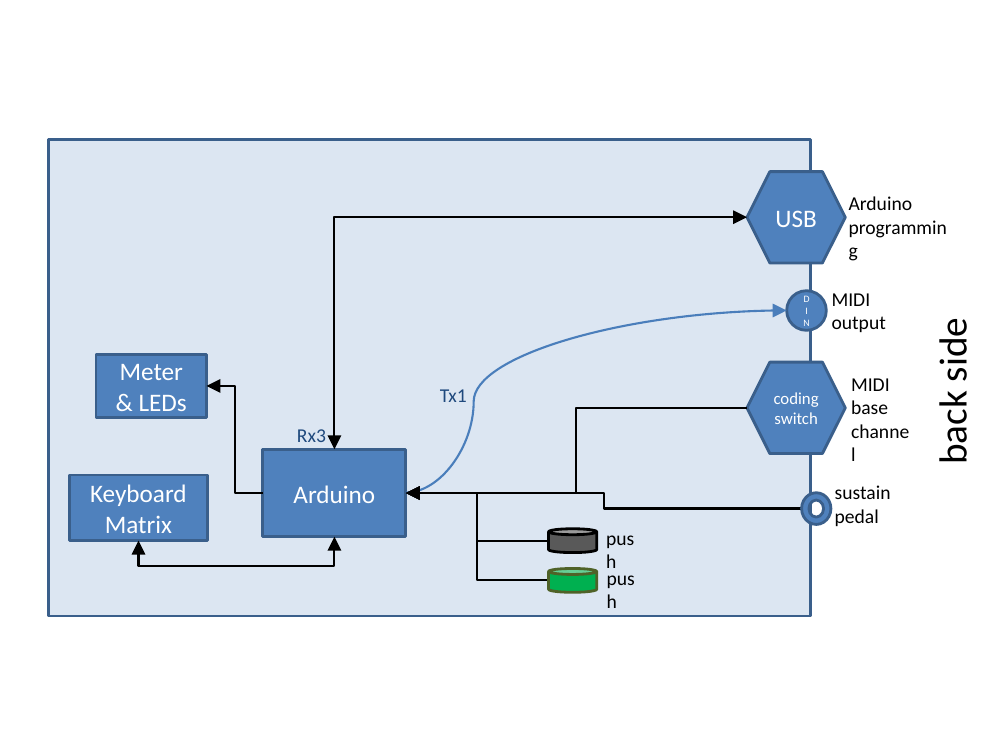
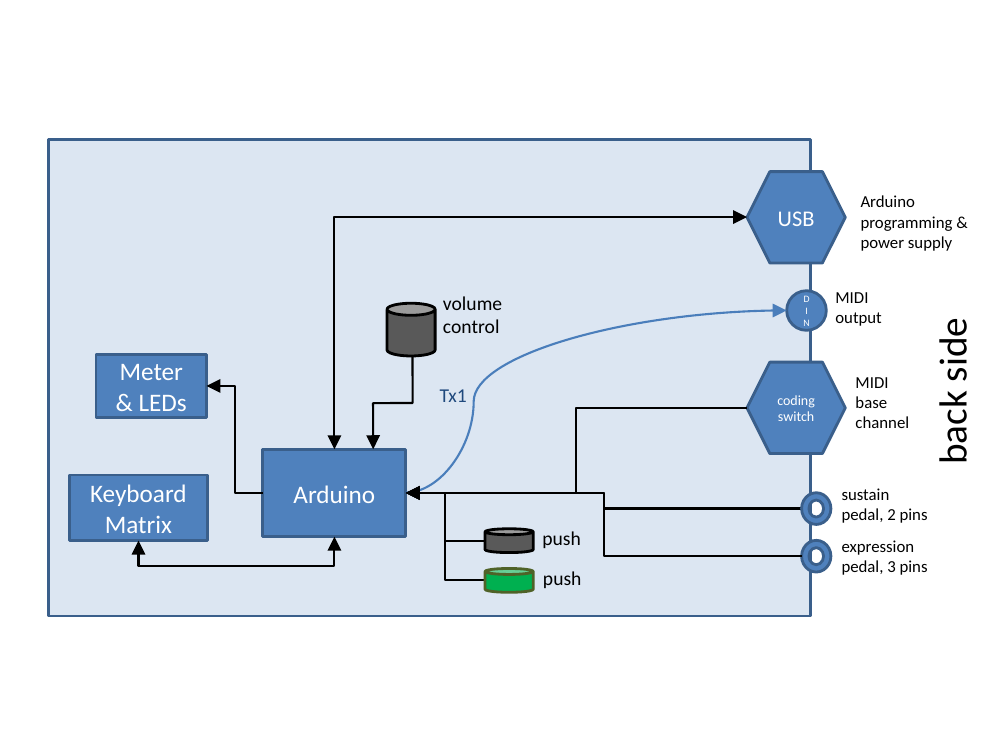
Before and after one commit to HaraldRieder/Matrix_to_MIDI, a slide deck: slide 1 of Hardware.odp. Drawn at 1008x756 pixels with LibreOffice and Linux fonts; fonts in the diff are those of the drawing. Boxes give left, top, right and bottom in pixels: in the first picture for what was removed or moved away, otherwise in the second. Text is boxed around its words. In the diff, an @@ line names an element or a change of style, - is before the commit and + after.

```diff
--- a/Hardware.odp
+++ b/Hardware.odp
@@ hexagon "USB" at (747,171,846,263): size 18 to 16 pt @@
@@ text "Arduino": place and size @@
-text "Arduino" at (849,196,913,210)
+text "Arduino" at (861,195,953,251)
@@ text at (861,195,915,207): size 14 to 12 pt in "Arduino" @@
@@ text at (861,216,953,251): text changed; size 14 to 12 pt @@
-programming
+programming &
+power supply
@@ text added at (443,296,502,333), 14 pt, text #000000 @@
+volume
+control
@@ text "MIDI" at (835,292,881,326): size 14 to 12 pt @@
@@ cylinder added at (387,303,435,356), fill #595959, outline #000000 2.01 pt @@
@@ elbow arrow added from (412, 357) to (373, 450), #000000 1.5 pt @@
@@ hexagon "coding switch" at (747,362,846,454): size 12 to 10 pt @@
@@ text "MIDI" at (855,377,909,428): size 14 to 12 pt @@
@@ text removed at (297,429,326,442) @@
-Rx3
@@ text "sustain": place and size @@
-text "sustain" at (835,485,891,526)
+text "sustain" at (842,488,928,523)
@@ elbow arrow moved from (406, 493) - (548, 581) to (406, 493) - (484, 581) @@
@@ elbow arrow moved from (406, 493) - (548, 540) to (406, 493) - (484, 540) @@
@@ elbow arrow added from (801, 555) to (406, 493), #000000 1.5 pt @@
@@ text at (842,508,928,523): text changed; size 14 to 12 pt @@
-pedal
+pedal, 2 pins
@@ text at (842,488,890,500): size 14 to 12 pt in "sustain" @@
@@ 2 texts, 2 cylinders: place and size @@
-2 texts, 2 cylinders at (548,521,655,594)
+2 texts, 2 cylinders at (485,529,582,593)
@@ donut added at (801,540,831,572), fill #4F81BD, outline #3A5F8B 2.01 pt @@
@@ text added at (842,540,928,575), 12 pt, text #000000 @@
+expression
+pedal, 3 pins
```
Also in this commit, not shown: 3 other slides changed, 2 slides added, 8 other files.
